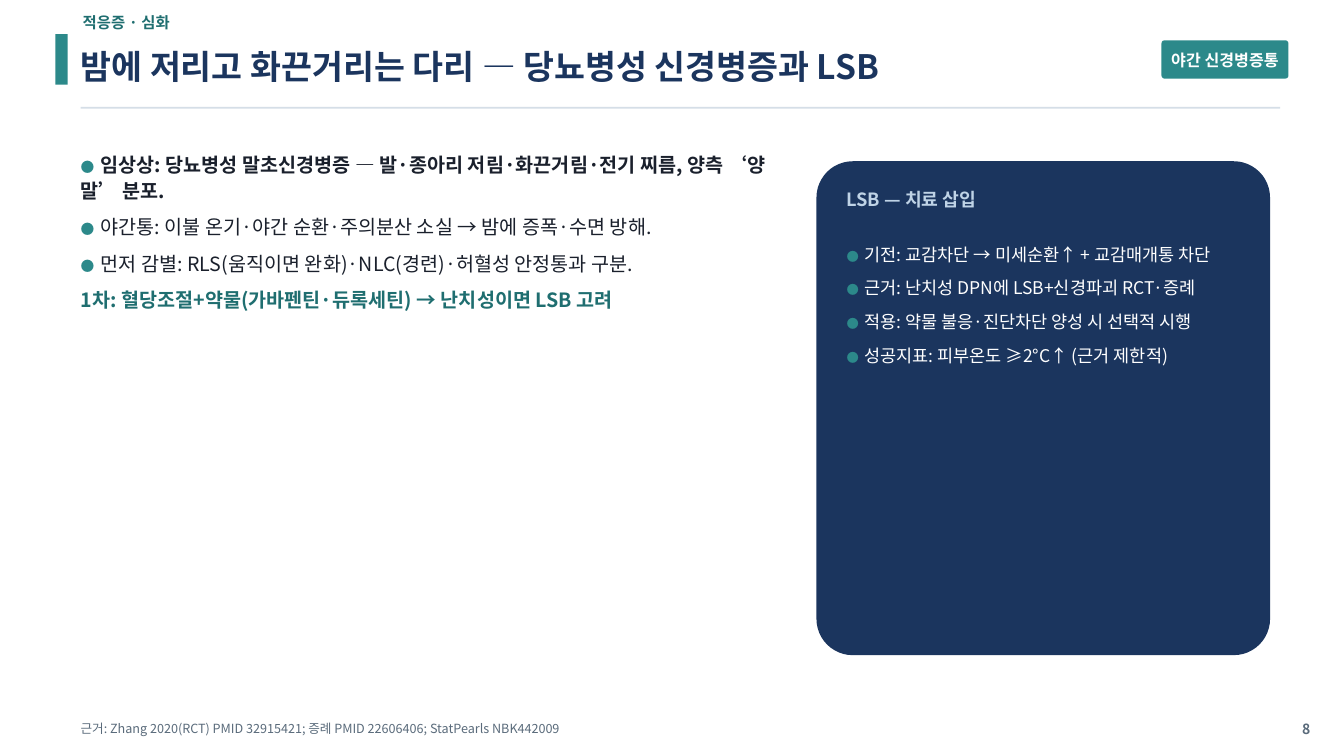
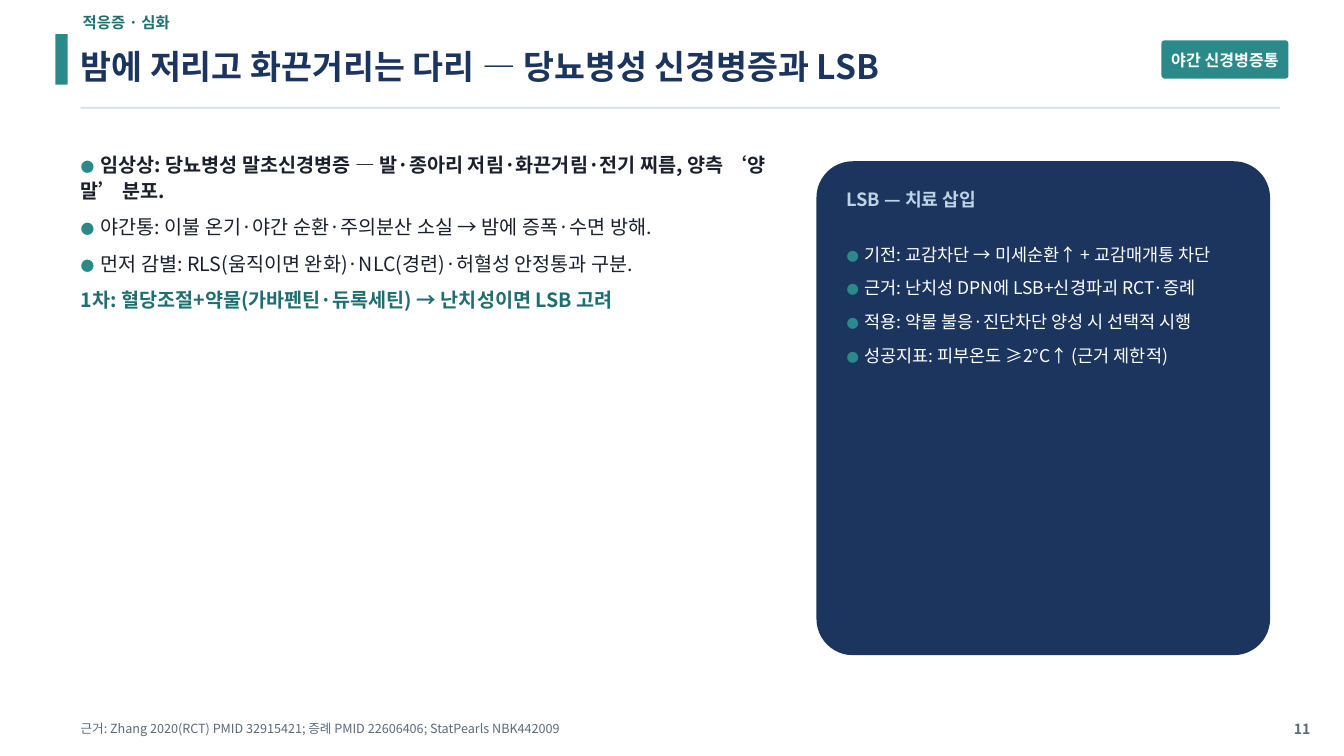
Before and after one commit to wonkeeparkos-pixel/ppt-work, a slide deck: slide 11 of 문헌고찰_NLC_RLS_LSB/03_LSB/LSB_발표.pptx (slide 8 before the commit). Drawn at 1344x756 pixels with LibreOffice and Linux fonts; fonts in the diff are those of the drawing. Boxes give left, top, right and bottom in pixels: in the first picture for what was removed or moved away, otherwise in the second. Text is boxed around its words. In the diff, an @@ line names an element or a change of style, - is before the commit and + after.

```diff
--- a/문헌고찰_NLC_RLS_LSB/03_LSB/LSB_발표.pptx
+++ b/문헌고찰_NLC_RLS_LSB/03_LSB/LSB_발표.pptx
@@ text at [1294,723,1310,734]: text changed @@
-8
+11
```
Also in this commit, not shown: 8 other slides changed, 3 slides added, 8 other files.
